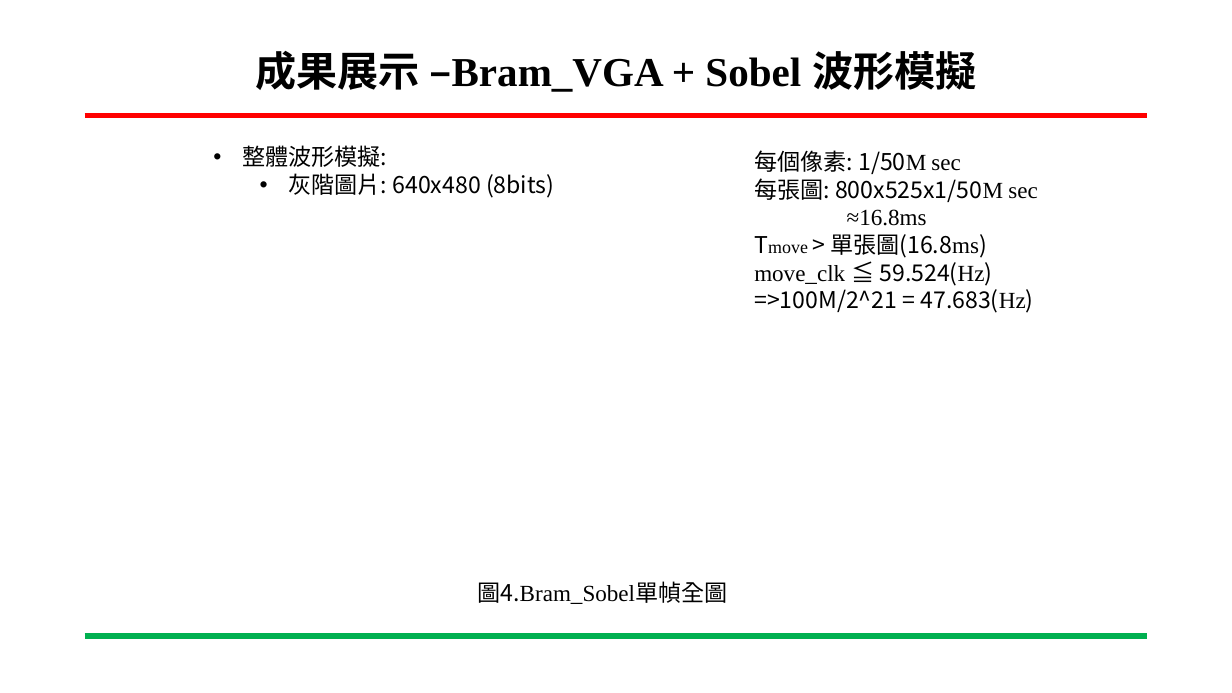
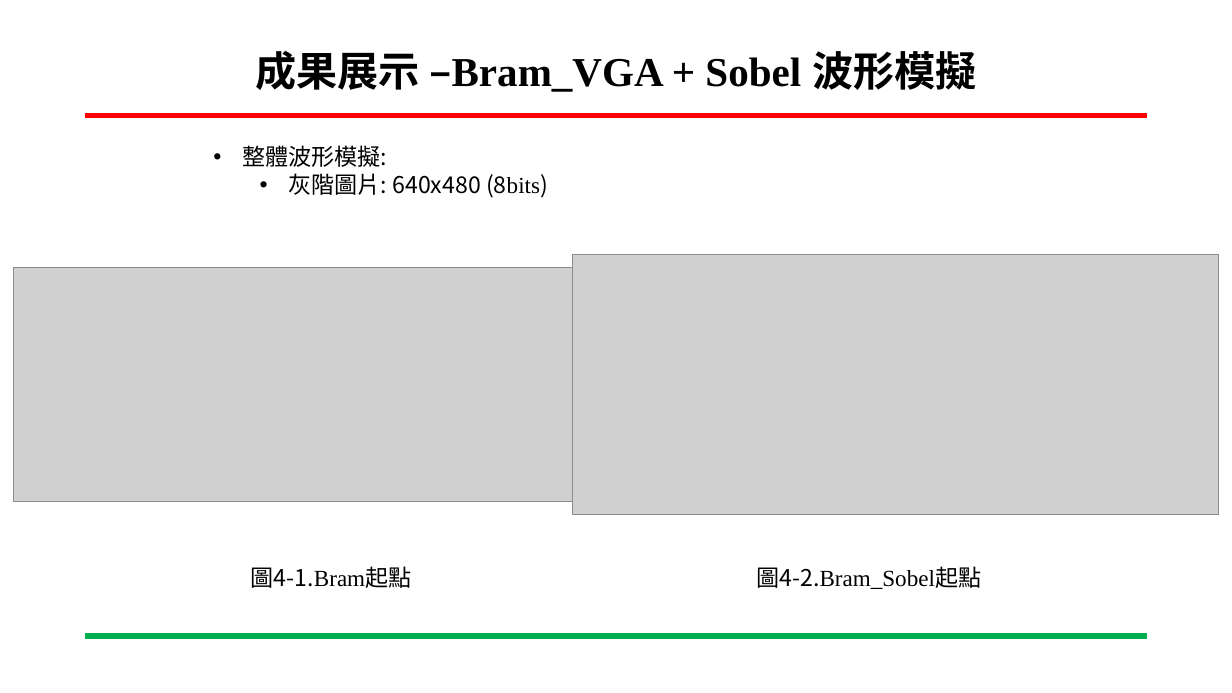
Before and after one commit to ing0331/FPGA, a slide deck: slide 21 of HW7_sobel_BRam/N06-Tutorial/專案進度報告-Sobel_VGA-吳東穎-20230531.pptx (slide 19 before the commit). Drawn at 1232x693 pixels with LibreOffice and Linux fonts; fonts in the diff are those of the drawing; grey boxes stand for pictures; background and template pictures are left out. Boxes give left, top, right and bottom in pixels: in the first picture for what was removed or moved away, otherwise in the second. Text is boxed around its words. In the diff, an @@ line names an element or a change of style, - is before the commit and + after.

```diff
--- a/HW7_sobel_BRam/N06-Tutorial/專案進度報告-Sobel_VGA-吳東穎-20230531.pptx
+++ b/HW7_sobel_BRam/N06-Tutorial/專案進度報告-Sobel_VGA-吳東穎-20230531.pptx
@@ text at (x1=289, y1=173, x2=548, y2=198): font Noto Sans CJK SC to Times New Roman in "(8bits)" @@
@@ text removed at (x1=754, y1=150, x2=1037, y2=313) @@
-每個像素: 1/50M sec
-每張圖: 800x525x1/50M sec
-≈16.8ms
-Tmove > 單張圖(16.8ms)
-move_clk ≦ 59.524(Hz)
-=>100M/2^21 = 47.683(Hz)
@@ picture added at (x1=14, y1=268, x2=674, y2=502) @@
@@ picture added at (x1=572, y1=254, x2=1218, y2=515) @@
@@ text added at (x1=251, y1=566, x2=412, y2=588), 18 pt, text #000000 @@
+圖4-1.Bram起點
@@ text at (x1=756, y1=566, x2=981, y2=589): text changed @@
-圖4.Bram_Sobel單幀全圖
+圖4-2.Bram_Sobel起點
```
Also in this commit, not shown: 13 other slides changed, 7 slides added, 17 other files.
